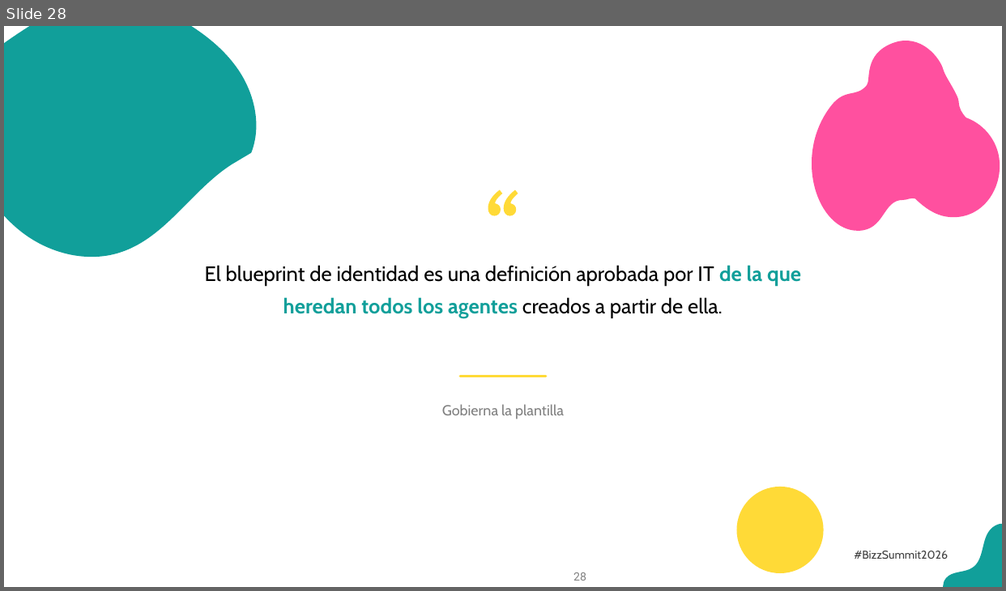
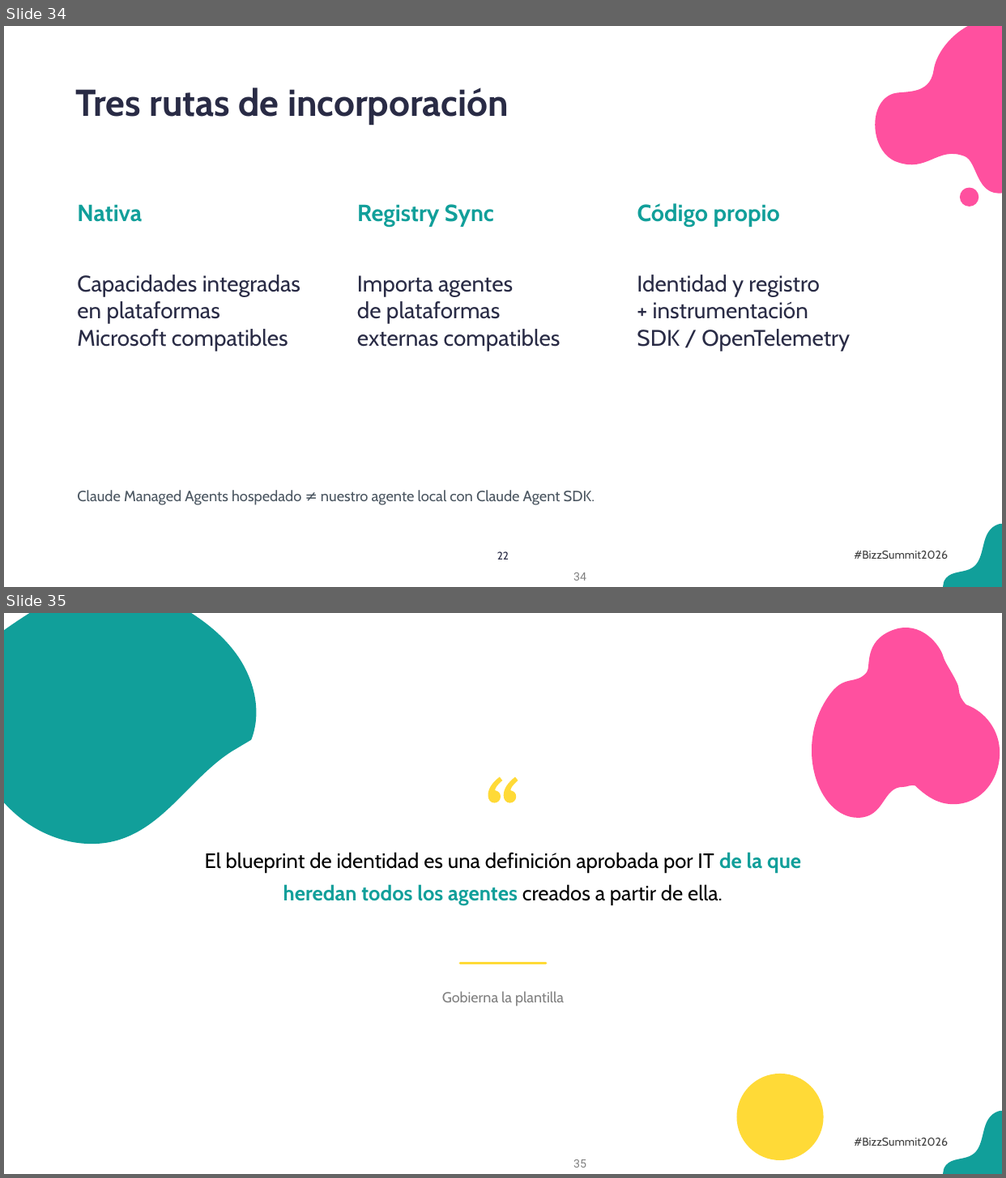
Before and after one commit to antoniosql/materiales-sesiones, a slide deck: BizzSummit/2026/01_trabajo/BizzSummit2026_De_la_jungla_al_control_plane.pptx. Shown one above the other, each under a label of ours: slide 28 before the commit, slides 34 and 35 after it. The pictures are 1006x591 and 1006x1178 pixels, drawn with LibreOffice and Linux fonts; fonts in the diff are those of the drawing; background and template pictures are left out. Boxes give left, top, right and bottom in pixels: in the first picture for what was removed or moved away, otherwise in the second. Text is boxed around its words. In the diff, an @@ line names an element or a change of style, - is before the commit and + after.

```diff
--- a/BizzSummit/2026/01_trabajo/BizzSummit2026_De_la_jungla_al_control_plane.pptx
+++ b/BizzSummit/2026/01_trabajo/BizzSummit2026_De_la_jungla_al_control_plane.pptx
@@ slide 34 added at <box>4,26,1002,587</box>, background #FFFFFF; not listed: 3 template elements that a slide beside it also shows @@
@@ freeform shape added at <box>876,26,1002,192</box>, fill #FF509F @@
@@ text added at <box>76,88,509,125</box>, 36 pt, text #292B45, bold @@
+Tres rutas de incorporación
@@ freeform shape added at <box>960,188,978,207</box>, fill #FF509F @@
@@ text added at <box>77,204,142,222</box>, 22.5 pt, text #119F9A, bold @@
+Nativa
@@ text added at <box>357,204,494,227</box>, 22.5 pt, text #119F9A, bold @@
+Registry Sync
@@ text added at <box>637,203,780,227</box>, 22.5 pt, text #119F9A, bold @@
+Código propio
@@ text added at <box>77,275,300,351</box>, 21.8 pt, text #292B45 @@
+Capacidades integradas
+en plataformas
+Microsoft compatibles
@@ text added at <box>357,275,560,351</box>, 21.8 pt, text #292B45 @@
+Importa agentes
+de plataformas
+externas compatibles
@@ text added at <box>637,275,850,351</box>, 21.8 pt, text #292B45 @@
+Identidad y registro
++ instrumentación
+SDK / OpenTelemetry
@@ text added at <box>77,490,594,505</box>, 14.2 pt, text #4A5560 @@
+Claude Managed Agents hospedado ≠ nuestro agente local con Claude Agent SDK.
@@ text added at <box>497,552,509,560</box>, 10.5 pt, text #292B45 @@
+22
@@ what was slide 28 is now slide 35 @@
@@ page number at <box>573,1160,586,1168</box>: text changed @@
-28
+35
```
Also in this commit, not shown: 1 slide changed, 8 other slides added, 27 other files.
